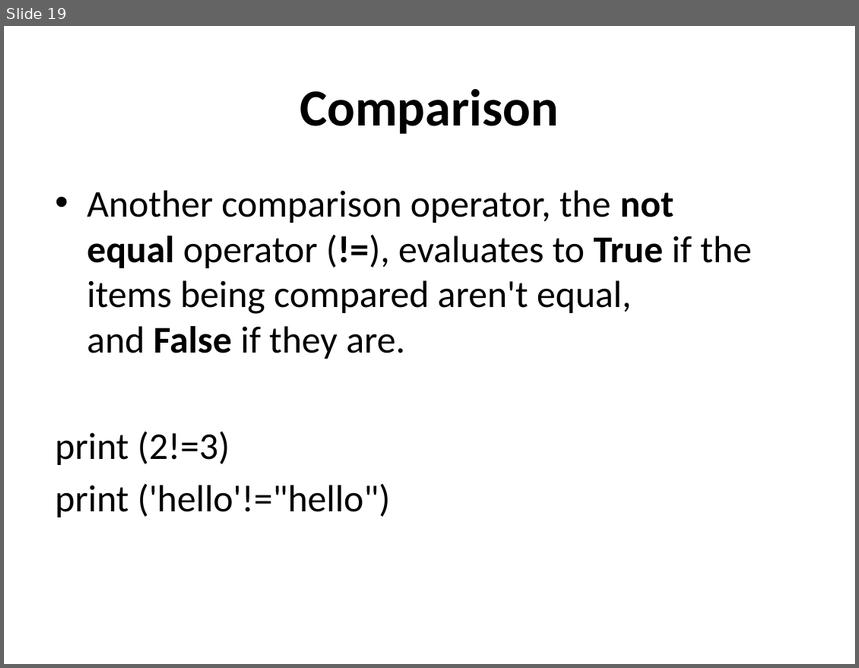
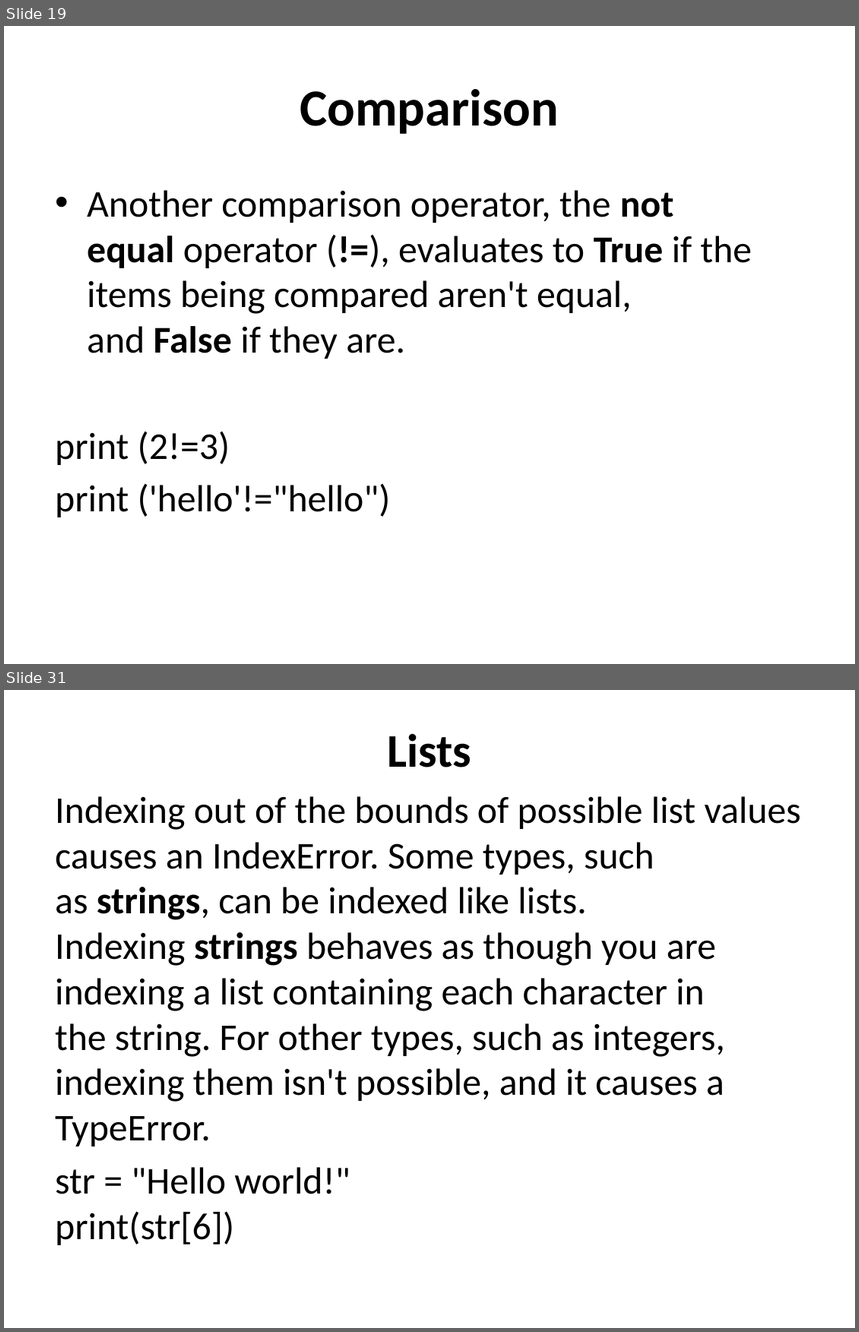
Before and after one commit to sip11/python, a slide deck: What is Python.pptx. Shown one above the other, each under a label of ours: slide 19 before the commit, slides 19 and 31 after it; the slides between them are not shown. The pictures are 859x668 and 859x1332 pixels, drawn with LibreOffice and Linux fonts; fonts in the diff are those of the drawing. Boxes give left, top, right and bottom in pixels: in the first picture for what was removed or moved away, otherwise in the second. Text is boxed around its words. In the diff, an @@ line names an element or a change of style, - is before the commit and + after.

```diff
--- a/What is Python.pptx
+++ b/What is Python.pptx
@@ slide 31 added at (4, 690, 855, 1328), background #FFFFFF @@
@@ title added at (387, 733, 471, 768), 39.6 pt, text #000000, bold @@
+Lists
@@ text added at (55, 796, 801, 1246), 32 pt, text #000000 @@
+Indexing out of the bounds of possible list values causes an IndexError. Some types, such as strings, can be indexed like lists. Indexing strings behaves as though you are indexing a list containing each character in the string. For other types, such as integers, indexing them isn't possible, and it causes a TypeError.
+str = "Hello world!"
+print(str[6])
```
Also in this commit, not shown: 2 slides changed, 31 other slides added.
